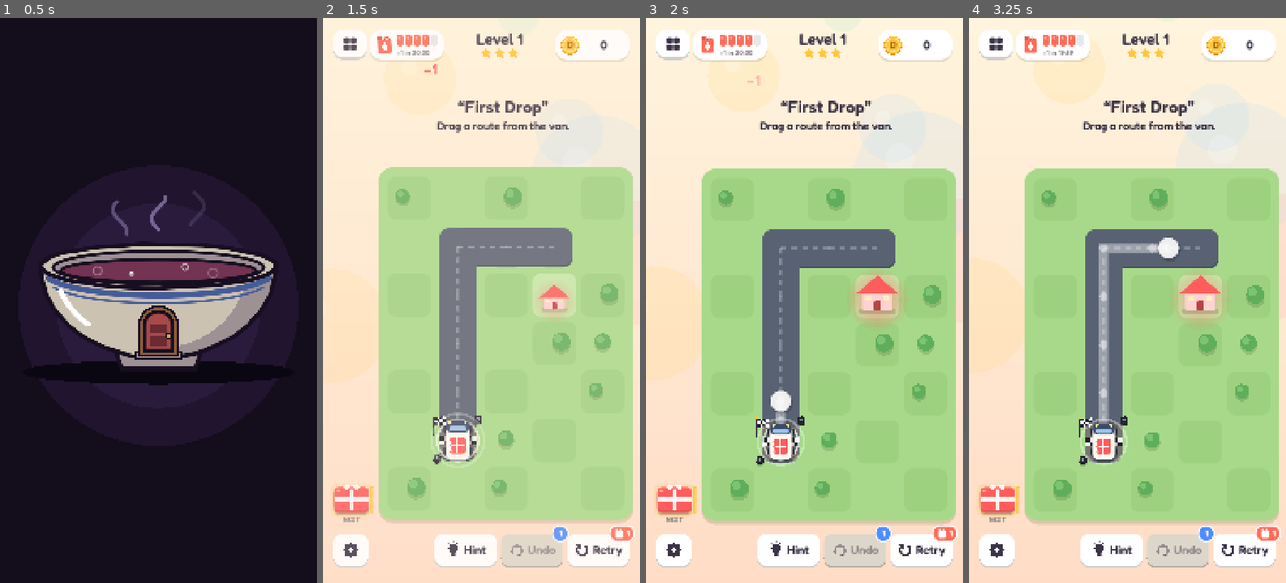
Above: before the commit, frames 1-4 (left to right).
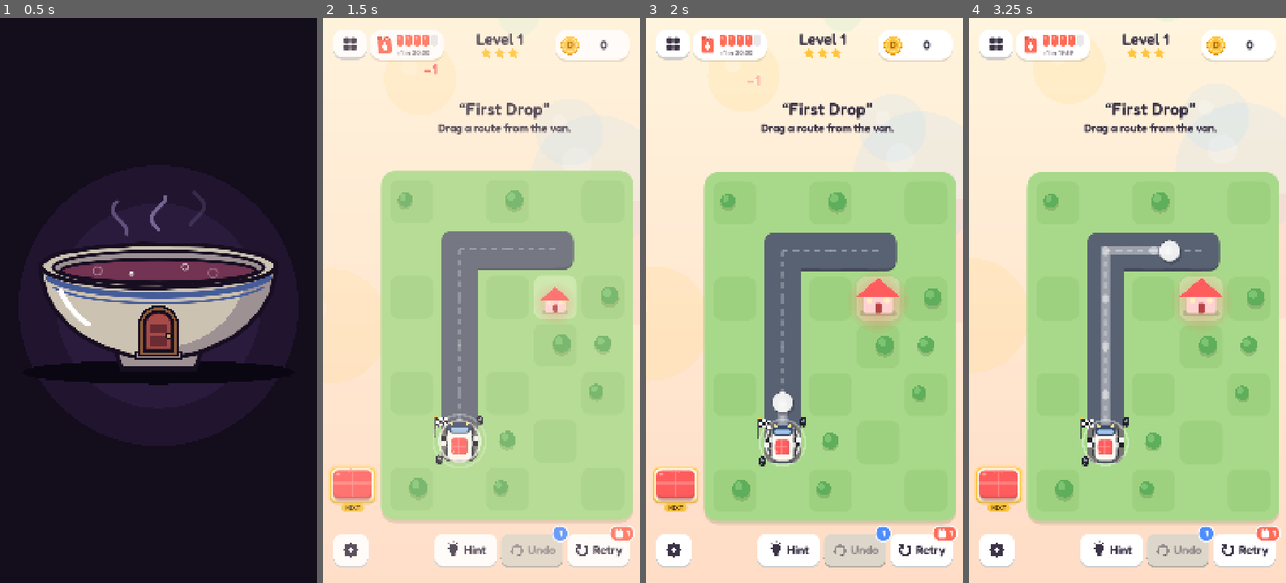
Above: after the commit, the same moments.

Repository: stevenbhester/drop-order
Game: Godot game, scene res://scenes/main.tscn
Same seed, same stepped clock (60 frames per second), same inputs: the game is played once before the commit and once after it.
Inputs (mouse positions are in pixels of both pictures, inside the frame that each line leads up to):
- Up to frame 1 (0.5 s): no input
- Up to frame 2 (1.5 s): click "Play" at 0.5 s; click "Play" at 1.25 s
- Up to frame 3 (2 s): no input
- Up to frame 4 (3.25 s): click (1244, 549) at 2 s; click (1244, 549) at 2.75 s

Frame 1 is identical in both runs. In frame 2, 5.7% of the frame differs, in the area x 1-98%, y 14-90%; in frame 3, 6.4%; in frame 4, 6.9%.

Commit message:
Quieter package stamps, bigger next crate in the side chute
- Class marks are faint tone-on-tone stamps now (the gift ribbon a pale
  shade), so they read as flavour, not a rule.
- Upright chute: the next package is 1.5x the queue (the queue is a touch
  smaller, so the board keeps its width), in a gold-framed window with a
  slow glow and a gold NEXT tag, and the mouth sits 44 px higher, up by
  the board's bottom row instead of down among the buttons.

Co-Authored-By: Claude Opus 5.5 <noreply@anthropic.com>

Diff:
--- a/scripts/draw_util.gd
+++ b/scripts/draw_util.gd
@@ -35,65 +35,61 @@
 	var kind := Palette.kind_of(col)
 	var face := Rect2(r.position, Vector2(size.x, size.y - m * 0.1))
 	var fc := face.get_center()
-	var ink := Color(1, 1, 1, col.a * 0.95)
+	# The class mark is just flavour, not a rule: a small, faint stamp in a deeper shade of the box's own
+	# colour (the gift's ribbon a paler one), so the colour is still what you read.
+	var stamp := Color(col.darkened(0.32), col.a * 0.42)
+	var pale := Color(col.lightened(0.32), col.a * 0.6)
 	if m < 16.0 or kind == "":
 		# Too small for a mark (or an odd colour): just tape.
 		ci.draw_rect(Rect2(c.x - size.x * 0.09, r.position.y + m * 0.02, size.x * 0.18, size.y - m * 0.14), Color(col.lerp(Color.WHITE, 0.45), col.a))
 		return
+	var k := m * 0.7
 	match kind:
 		"gift":
-			# Ribbon both ways, and a bow on top.
-			var rib := Color(1, 1, 1, col.a * 0.9)
-			ci.draw_rect(Rect2(fc.x - m * 0.08, face.position.y, m * 0.16, face.size.y), rib)
-			ci.draw_rect(Rect2(face.position.x, fc.y - m * 0.08, face.size.x, m * 0.16), rib)
-			var top := Vector2(fc.x, face.position.y + m * 0.04)
+			# A thin ribbon both ways and a little bow.
+			ci.draw_rect(Rect2(fc.x - m * 0.045, face.position.y, m * 0.09, face.size.y), pale)
+			ci.draw_rect(Rect2(face.position.x, fc.y - m * 0.045, face.size.x, m * 0.09), pale)
+			var top := Vector2(fc.x, face.position.y + m * 0.03)
 			for sx in [-1.0, 1.0]:
 				var loop := PackedVector2Array()
-				for k in 12:
-					var a := TAU * k / 12.0
-					loop.append(top + Vector2(sx * m * 0.17, -m * 0.06) + Vector2(cos(a) * m * 0.15, sin(a) * m * 0.09).rotated(sx * 0.35))
-				ci.draw_colored_polygon(loop, rib)
-			ci.draw_circle(top, m * 0.07, Color(col.lightened(0.25), col.a))
+				for i in 12:
+					var a := TAU * i / 12.0
+					loop.append(top + Vector2(sx * m * 0.1, -m * 0.035) + Vector2(cos(a) * m * 0.09, sin(a) * m * 0.055).rotated(sx * 0.35))
+				ci.draw_colored_polygon(loop, pale)
 		"biohazard":
-			# A black trefoil in a ring.
-			# Three hooked lobes (each a disc with a bite out of its outer side), a gap round the middle and a dot.
-			var k := Color(0.12, 0.1, 0.12, col.a * 0.88)
-			var bg := Color(col, col.a)
-			var rr := m * 0.32
+			# Three hooked lobes round a dot.
+			var rr := k * 0.3
 			for i in 3:
 				var a := -PI / 2.0 + TAU * i / 3.0
-				ci.draw_circle(fc + Vector2(cos(a), sin(a)) * rr * 0.5, rr * 0.44, k)
+				ci.draw_circle(fc + Vector2(cos(a), sin(a)) * rr * 0.5, rr * 0.44, stamp)
 			for i in 3:
 				var a := -PI / 2.0 + TAU * i / 3.0
-				ci.draw_circle(fc + Vector2(cos(a), sin(a)) * rr * 0.68, rr * 0.27, bg)
-			ci.draw_circle(fc, rr * 0.24, bg)
-			ci.draw_circle(fc, rr * 0.13, k)
+				ci.draw_circle(fc + Vector2(cos(a), sin(a)) * rr * 0.68, rr * 0.27, col)
+			ci.draw_circle(fc, rr * 0.24, col)
+			ci.draw_circle(fc, rr * 0.12, stamp)
 		"caution":
-			# A warning triangle with a "!".
-			var h := m * 0.56
-			var tri := PackedVector2Array([fc + Vector2(0, -h * 0.55), fc + Vector2(h * 0.58, h * 0.45), fc + Vector2(-h * 0.58, h * 0.45)])
-			ci.draw_colored_polygon(tri, ink)
-			ci.draw_line(fc + Vector2(0, -h * 0.22), fc + Vector2(0, h * 0.12), Color(col.darkened(0.2), col.a), m * 0.07, true)
-			ci.draw_circle(fc + Vector2(0, h * 0.28), m * 0.04, Color(col.darkened(0.2), col.a))
+			# An outlined warning triangle with a "!".
+			var h := k * 0.5
+			var tri := PackedVector2Array([fc + Vector2(0, -h * 0.55), fc + Vector2(h * 0.6, h * 0.45), fc + Vector2(-h * 0.6, h * 0.45), fc + Vector2(0, -h * 0.55)])
+			ci.draw_polyline(tri, stamp, m * 0.045, true)
+			ci.draw_line(fc + Vector2(0, -h * 0.18), fc + Vector2(0, h * 0.1), stamp, m * 0.045, true)
+			ci.draw_circle(fc + Vector2(0, h * 0.27), m * 0.025, stamp)
 		"mystery":
-			# A big "?".
 			var f := UiTheme.font()
-			var px := int(m * 0.62)
+			var px := int(k * 0.55)
 			var w := f.get_string_size("?", HORIZONTAL_ALIGNMENT_LEFT, -1, px).x
-			ci.draw_string(f, fc + Vector2(-w / 2.0, px * 0.36), "?", HORIZONTAL_ALIGNMENT_LEFT, -1, px, ink)
+			ci.draw_string(f, fc + Vector2(-w / 2.0, px * 0.36), "?", HORIZONTAL_ALIGNMENT_LEFT, -1, px, stamp)
 		"organic":
-			# A leaf with its vein.
+			# A leaf.
 			var leaf := PackedVector2Array()
 			for i in 16:
 				var a := TAU * i / 16.0
-				leaf.append(fc + Vector2(cos(a) * m * 0.26, sin(a) * m * 0.14).rotated(-0.6))
-			ci.draw_colored_polygon(leaf, ink)
-			ci.draw_line(fc + Vector2(-m * 0.2, m * 0.13), fc + Vector2(m * 0.16, -m * 0.1), Color(col.darkened(0.15), col.a), m * 0.035, true)
+				leaf.append(fc + Vector2(cos(a) * k * 0.24, sin(a) * k * 0.13).rotated(-0.6))
+			ci.draw_colored_polygon(leaf, stamp)
 		"hot":
 			# A little flame.
-			var fl := PackedVector2Array([fc + Vector2(0, -m * 0.3), fc + Vector2(m * 0.14, -m * 0.06), fc + Vector2(m * 0.18, m * 0.12),
-				fc + Vector2(0, m * 0.24), fc + Vector2(-m * 0.18, m * 0.12), fc + Vector2(-m * 0.12, -m * 0.04), fc + Vector2(-m * 0.04, m * 0.02)])
-			ci.draw_colored_polygon(fl, ink)
-			ci.draw_circle(fc + Vector2(0, m * 0.12), m * 0.07, Color(col, col.a))
+			var fl := PackedVector2Array([fc + Vector2(0, -k * 0.3), fc + Vector2(k * 0.14, -k * 0.06), fc + Vector2(k * 0.18, k * 0.12),
+				fc + Vector2(0, k * 0.24), fc + Vector2(-k * 0.18, k * 0.12), fc + Vector2(-k * 0.12, -k * 0.04), fc + Vector2(-k * 0.04, k * 0.02)])
+			ci.draw_colored_polygon(fl, stamp)
 	# Shine on the corner.
 	rrect(ci, Rect2(r.position + Vector2(m * 0.1, m * 0.08), Vector2(m * 0.14, m * 0.08)), Color(1, 1, 1, 0.4 * col.a), m * 0.04)
--- a/scripts/game.gd
+++ b/scripts/game.gd
@@ -33,8 +33,10 @@
 const REWIND_SPEED := 16.0
 const RAMP := 0.6                # tiles spent accelerating / braking
 const TOP_BAR := 170.0
-## Between an upright chute and the board.
+## Between an upright chute and the board, and how far its mouth sits up off the buttons (so the next
+## package is up by the board's bottom row, not down among the controls).
 const CHUTE_GAP := 14.0
+const CHUTE_LIFT := 44.0
 ## The least room kept for the level's name and hint, above the truck (upright).
 const TEXT_MIN := 110.0
 ## The D-pad's size: three keys across, two down.
@@ -366,7 +368,7 @@
 	var vp := get_viewport_rect().size
 	match _chute_side():
 		"left", "right":
-			var room := vp.y - _header_bottom() - _controls_h() - _bottom_inset - 50.0
+			var room := vp.y - _header_bottom() - _controls_h() - _bottom_inset - 50.0 - CHUTE_LIFT
 			return [room, true, 1.0 if _chute_side() == "left" else -1.0]
 		"bottom":
 			return [vp.x - 80.0, false, -1.0]
@@ -663,7 +665,7 @@
 	var text_w := vp.x - 40.0
 	# Upright or underneath, the chute (its label included) ends a little over the buttons, clear of their
 	# badges.
-	var chute_bottom := block_top - 26.0
+	var chute_bottom := block_top - 26.0 - (CHUTE_LIFT if _chute_upright() else 0.0)
 	if side == "bottom":
 		stack_view.position.y = chute_bottom - ce.y + co.y
 		floor_y = chute_bottom - ce.y - 14.0
--- a/scripts/stack_view.gd
+++ b/scripts/stack_view.gd
@@ -15,11 +15,14 @@
 ## chute to scroll through them; it slides back when let go.
 ## Origin is the centre of the mouth. Mirrors Sim's stack (index 0 = bottom = last out).
 
+## How much bigger the next package (in the mouth) is than the rest: a lot standing up beside the board,
+## less lying along it (where the length is tight).
+const NEXT_UP := 1.5
 const NEXT_SCALE := 1.16
 ## Parcels are wider than tall.
 const ASPECT := 1.36
 ## The tallest a parcel gets (upright / on its side), and the smallest before the chute starts hiding some.
-const MAX_UP := 74.0
+const MAX_UP := 64.0
 const MAX_SIDE := 70.0
 const MIN_H := 38.0
 const LINE_A := 0.26
@@ -54,6 +57,10 @@
 
 # ---------------------------------------------------------------- shape
 
+func _ns() -> float:
+	return NEXT_UP if vertical else NEXT_SCALE
+
+
 ## Along the chute, toward the back (away from the mouth).
 func _back() -> Vector2:
 	return Vector2(0, -1) if vertical else Vector2(-1, 0)
@@ -74,7 +81,7 @@
 
 ## From the mouth's centre to the first place inside, then the step between places.
 func _gap0() -> float:
-	return _along_item() * (NEXT_SCALE * 0.5 + 0.5) + ph * 0.34
+	return _along_item() * (_ns() * 0.5 + 0.5) + ph * 0.34
 
 
 func _step() -> float:
@@ -83,12 +90,12 @@
 
 ## From the mouth's centre to its front edge.
 func _front() -> float:
-	return _along_item() * NEXT_SCALE * 0.5 + ph * 0.14
+	return _along_item() * _ns() * 0.5 + ph * 0.14
 
 
 ## Room for the "NEXT" label.
 func _lab() -> float:
-	return ph * 0.46
+	return ph * 0.6
 
 
 ## How far back the tube's last place is, with `places` places.
@@ -102,7 +109,7 @@
 
 
 func _across_full() -> float:
-	return _across_item() * NEXT_SCALE + ph * 0.5
+	return _across_item() * _ns() + ph * 0.5
 
 
 ## `avail` is the room along the chute's length; `capacity` the most it'll ever carry; `upright` stands it
@@ -197,7 +204,7 @@
 
 
 func mouth_size() -> Vector2:
-	return Vector2(pw, ph) * NEXT_SCALE * global_scale
+	return Vector2(pw, ph) * _ns() * global_scale
 
 
 # ---------------------------------------------------------------- places
@@ -256,7 +263,7 @@
 
 
 func _rest_scale(i: int) -> float:
-	return NEXT_SCALE if i == boxes.size() - 1 else 1.0
+	return _ns() if i == boxes.size() - 1 else 1.0
 
 
 func _add(c: String) -> PackageBox:
@@ -299,7 +306,7 @@
 
 
 func _process(_delta: float) -> void:
-	if _roll != 0.0 or _flap != 0.0 or finish_flag:
+	if _roll != 0.0 or _flap != 0.0 or finish_flag or not boxes.is_empty():
 		queue_redraw()
 
 
@@ -469,7 +476,7 @@
 	if boxes.is_empty():
 		return
 	var nb: PackageBox = boxes.back()
-	var rest := Vector2.ONE * NEXT_SCALE
+	var rest := Vector2.ONE * _ns()
 	var tw := nb.create_tween()
 	tw.tween_property(nb, "scale", rest * 1.12, 0.07)
 	tw.tween_property(nb, "scale", rest, 0.18).set_trans(Tween.TRANS_BACK).set_ease(Tween.EASE_OUT)
@@ -557,12 +564,16 @@
 				var p0 := rim_a.lerp(rim_b, float(i) / n)
 				var p1 := rim_a.lerp(rim_b, float(i + 1) / n)
 				draw_line(p0, p1, Color(gold, 0.85), lw * 1.5)
-	# The mouth: a soft gold bay around the next package, a gold lip on the board's side, and a flap that
-	# swings out when a package drops through.
-	var m := (Vector2(_across_item(), _along_item()) if vertical else Vector2(_along_item(), _across_item())) * NEXT_SCALE
+	# The mouth: a gold-framed window round the next package with a slow glow pulsing round it, a gold flap
+	# on the board's side that swings out when a package drops through, and a gold NEXT tag.
+	var m := (Vector2(_across_item(), _along_item()) if vertical else Vector2(_along_item(), _across_item())) * _ns()
 	var mr := Rect2(-m / 2.0, m).grow(ph * 0.12)
+	var pulse := 0.5 + 0.5 * sin(Time.get_ticks_msec() / 1000.0 * 3.2)
 	if not boxes.is_empty():
-		DrawUtil.rrect(self, mr.grow(ph * 0.05), Color(gold, 0.22), ph * 0.3)
+		DrawUtil.rrect(self, mr.grow(ph * (0.1 + 0.07 * pulse)), Color(gold, 0.14 + 0.12 * pulse), ph * 0.42)
+	DrawUtil.rrect(self, Rect2(mr.position + Vector2(0, lw * 1.6), mr.size).grow(lw * 1.4), Color(gold.darkened(0.3), 0.5), ph * 0.32 + lw)
+	DrawUtil.rrect(self, mr.grow(lw * 1.4), Color(gold, 0.95), ph * 0.32 + lw)
+	DrawUtil.rrect(self, mr, Palette.SURFACE.lerp(gold, 0.16), ph * 0.32)
 	var sd := _side()
 	var edge := mr.size.x / 2.0 if vertical else mr.size.y / 2.0
 	var along_dir := -back
@@ -571,21 +582,23 @@
 	var hinge := lip_c - along_dir * half_lip
 	var tip := hinge + along_dir * half_lip * 2.0
 	tip = hinge + (tip - hinge).rotated(-signf(sd.x + sd.y) * (1.0 if vertical else -1.0) * _flap * 0.9)
-	draw_line(hinge, tip, Color(gold, 0.95), lw * 1.6, true)
-	draw_circle(hinge, lw * 1.1, Color(gold, 0.95))
-	# A thin floor on the other side, so the mouth reads as a bay.
-	var floor_c := -sd * (edge + lw * 0.2)
-	draw_line(floor_c - along_dir * half_lip, floor_c + along_dir * half_lip, line, lw, true)
+	if _flap > 0.01:
+		draw_line(hinge, tip, Color(gold.darkened(0.15), 0.95), lw * 2.2, true)
+		draw_circle(hinge, lw * 1.3, Color(gold, 0.95))
+	# The NEXT tag: a gold pill under the window (above or below it when the chute lies along the board).
 	var nfs := int(ph * 0.3)
 	var nw := f.get_string_size("NEXT", HORIZONTAL_ALIGNMENT_LEFT, -1, nfs).x
-	var lab: Vector2
+	var tag_h := ph * 0.42
+	var tag_c: Vector2
 	if vertical:
-		lab = Vector2(-nw / 2.0, _front() + nfs * 0.95)
+		tag_c = Vector2(0, mr.end.y + lw * 1.4 + ph * 0.06 + tag_h / 2.0)
 	elif spout > 0.0:
-		lab = Vector2(-nw / 2.0, -_across_full() / 2.0 - nfs * 0.25)
+		tag_c = Vector2(0, mr.position.y - lw * 1.4 - ph * 0.06 - tag_h / 2.0)
 	else:
-		lab = Vector2(-nw / 2.0, _across_full() / 2.0 + nfs * 0.9)
-	draw_string(f, lab, "NEXT", HORIZONTAL_ALIGNMENT_LEFT, -1, nfs, Color(Palette.TEXT, 0.62))
+		tag_c = Vector2(0, mr.end.y + lw * 1.4 + ph * 0.06 + tag_h / 2.0)
+	var tag := Rect2(tag_c - Vector2(nw / 2.0 + ph * 0.22, tag_h / 2.0), Vector2(nw + ph * 0.44, tag_h))
+	DrawUtil.rrect(self, tag, gold, tag_h / 2.0)
+	draw_string(f, tag_c + Vector2(-nw / 2.0, nfs * 0.36), "NEXT", HORIZONTAL_ALIGNMENT_LEFT, -1, nfs, Color("3a2a12"))
 	# More aboard than fits: "+N" where they're tucked away.
 	var fit := _fit()
 	for end in [[fit.behind, _places - 1], [fit.front, 1]]:
Binary file changed: design/chute/chute_positions.png
